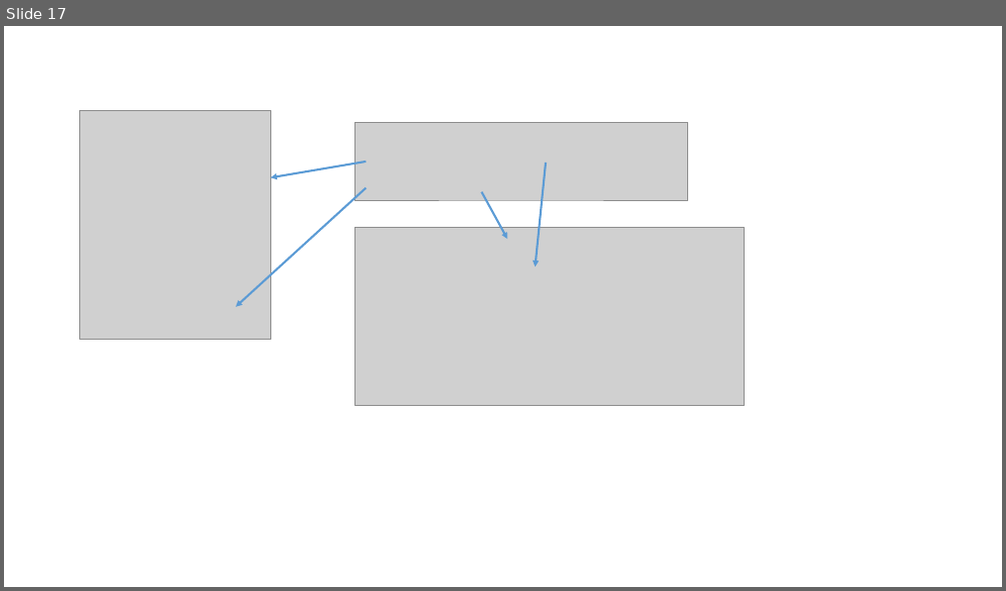
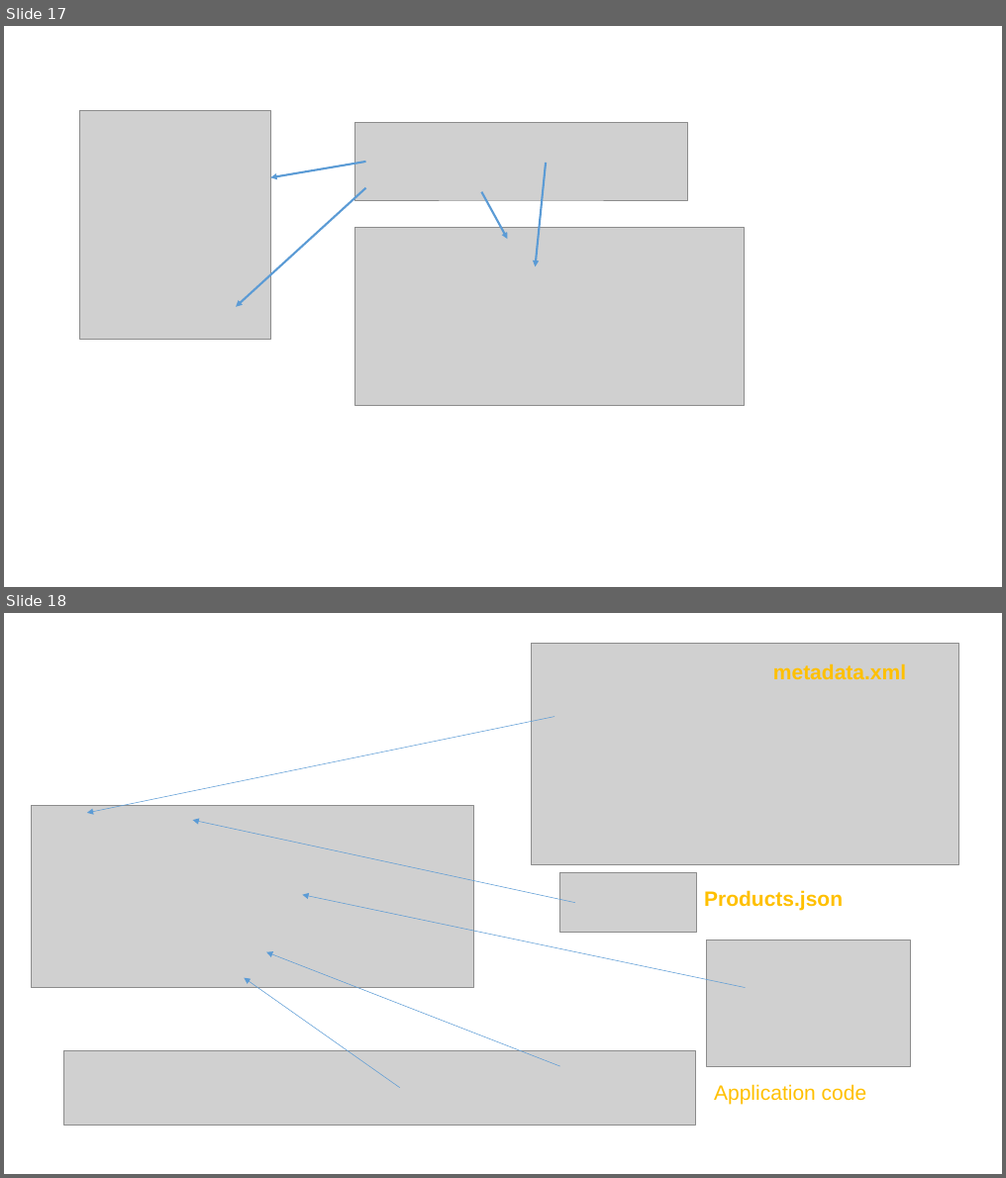
Before and after one commit to mxpang/jerryslide, a slide deck: Jerry.pptx. Shown one above the other, each under a label of ours: slide 17 before the commit, slides 17 and 18 after it. The pictures are 1006x591 and 1006x1178 pixels, drawn with LibreOffice and Linux fonts; fonts in the diff are those of the drawing; grey boxes stand for pictures. Boxes give left, top, right and bottom in pixels: in the first picture for what was removed or moved away, otherwise in the second. Text is boxed around its words. In the diff, an @@ line names an element or a change of style, - is before the commit and + after.

```diff
--- a/Jerry.pptx
+++ b/Jerry.pptx
@@ slide 18 added at <box>4,613,1002,1174</box>, background #FFFFFF @@
@@ picture added at <box>532,644,959,865</box> @@
@@ text added at <box>773,663,906,679</box>, 20 pt, text #FFC000, bold @@
+metadata.xml
@@ arrow added from (555, 716) to (87, 813), #5B9BD5 0.5 pt @@
@@ picture added at <box>31,805,473,988</box> @@
@@ arrow added from (575, 903) to (193, 820), #5B9BD5 0.5 pt @@
@@ picture added at <box>560,872,697,933</box> @@
@@ arrow added from (746, 988) to (303, 895), #5B9BD5 0.5 pt @@
@@ text added at <box>704,890,843,910</box>, 20 pt, text #FFC000, bold @@
+Products.json
@@ arrow added from (560, 1066) to (266, 953), #5B9BD5 0.5 pt @@
@@ picture added at <box>707,941,911,1066</box> @@
@@ arrow added from (400, 1088) to (245, 978), #5B9BD5 0.5 pt @@
@@ picture added at <box>63,1051,696,1125</box> @@
@@ text added at <box>714,1084,867,1105</box>, 20 pt, text #FFC000 @@
+Application code
```
Also in this commit, not shown: 1 other file.
